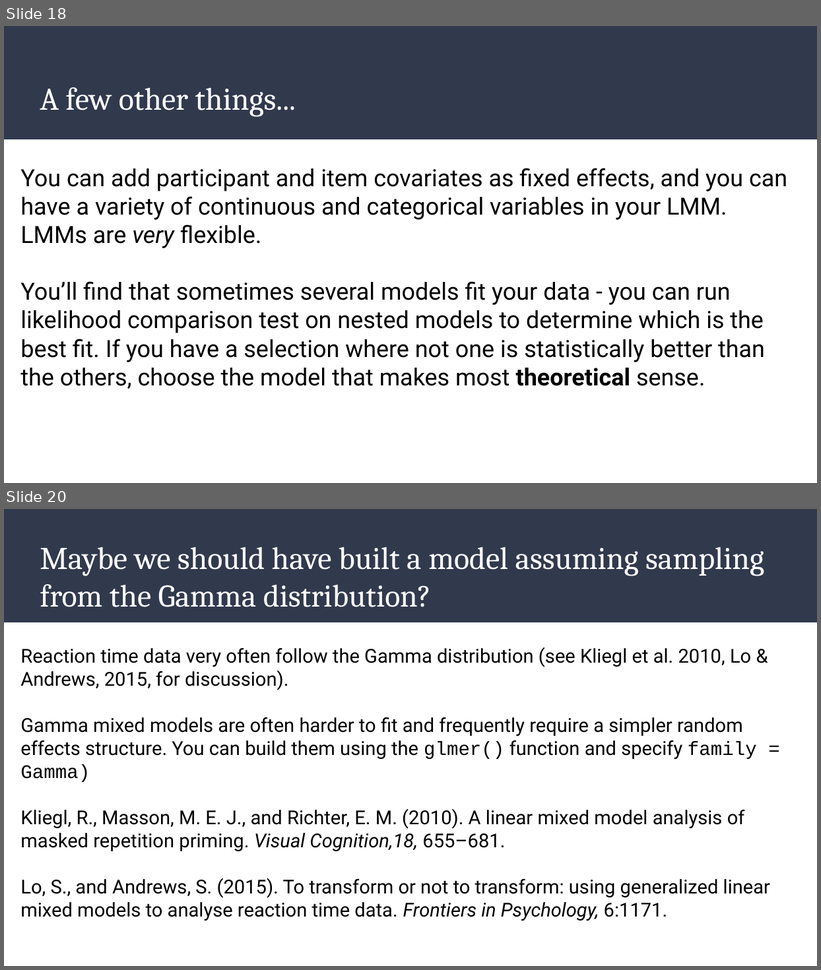
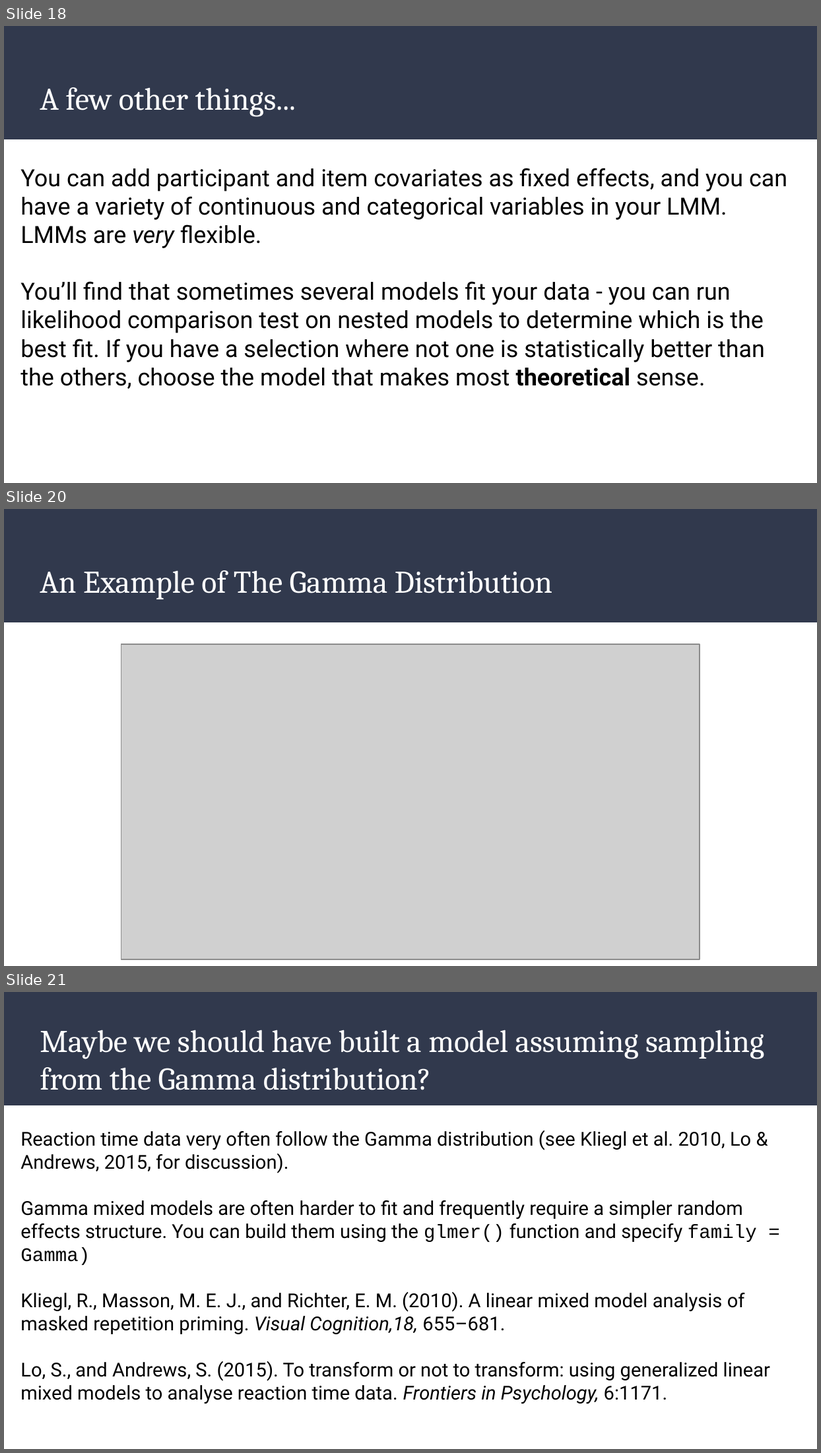
Before and after one commit to dannagifford/Wk5-16_mixed_models_pt2, a slide deck: slides/Mixed_Models_Part_2.odp. Shown one above the other, each under a label of ours: slides 18 and 20 before the commit, slides 18, 20 and 21 after it; the slides between them are not shown. The pictures are 821x970 and 821x1453 pixels, drawn with LibreOffice and Linux fonts; fonts in the diff are those of the drawing; grey boxes stand for pictures. Boxes give left, top, right and bottom in pixels: in the first picture for what was removed or moved away, otherwise in the second. Text is boxed around its words. In the diff, an @@ line names an element or a change of style, - is before the commit and + after.

```diff
--- a/slides/Mixed_Models_Part_2.odp
+++ b/slides/Mixed_Models_Part_2.odp
@@ slide 20 added at [4, 509, 817, 966], background #FFFFFF; not listed: 1 template element that a slide beside it also shows @@
@@ title added at [40, 570, 552, 599], 28 pt, text #FFFFFF @@
+An Example of The Gamma Distribution
@@ picture added at [121, 645, 699, 960] @@
@@ what was slide 20 is now slide 21 @@
```
Also in this commit, not shown: 6 slides changed, 1 other file.
